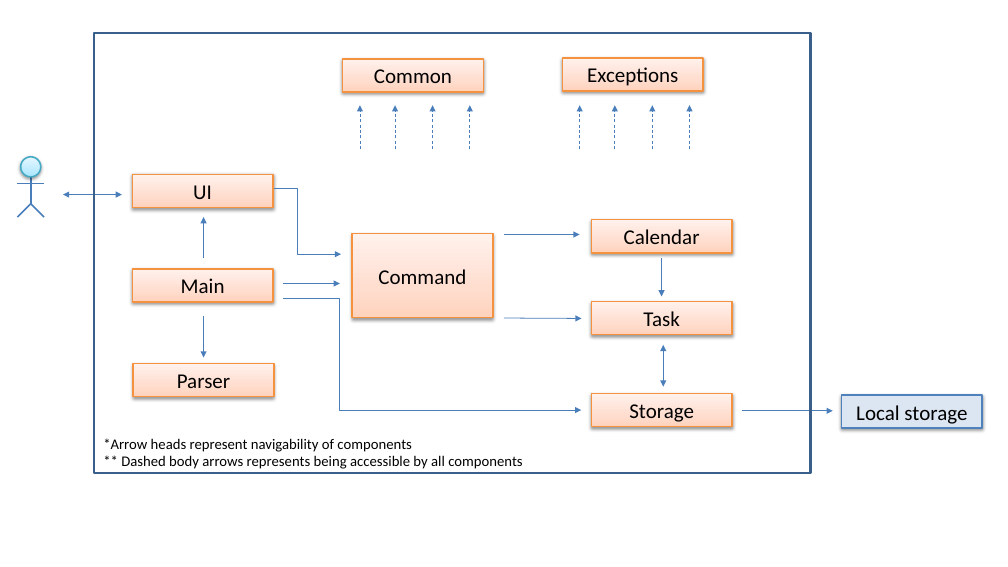
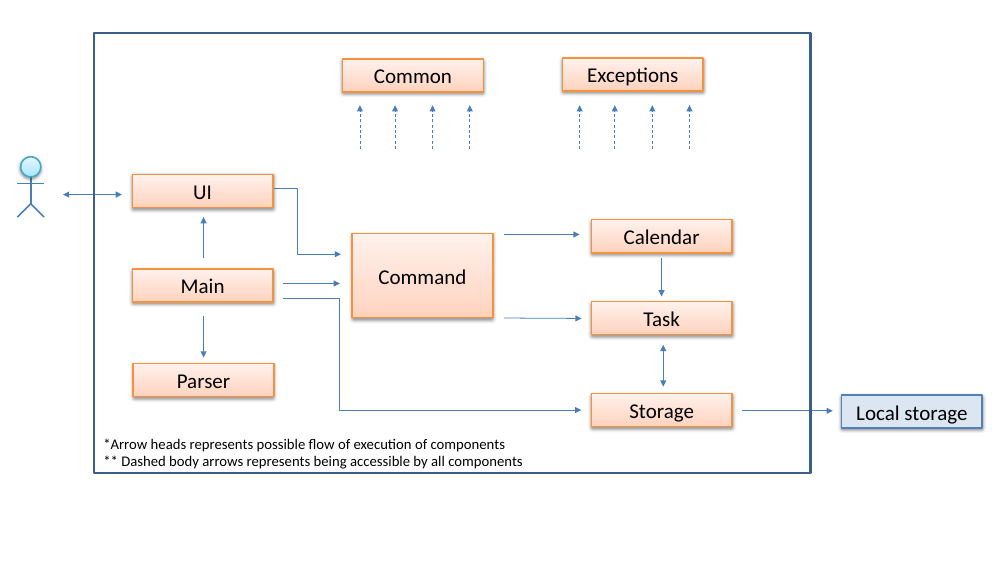
Before and after one commit to yuchenlichuck/tp, a slide deck: slide 5 of docs/UML Diagrams.pptx (slide 3 before the commit). Drawn at 1008x567 pixels with LibreOffice and Linux fonts; fonts in the diff are those of the drawing. Boxes give left, top, right and bottom in pixels: in the first picture for what was removed or moved away, otherwise in the second. Text is boxed around its words. In the diff, an @@ line names an element or a change of style, - is before the commit and + after.

```diff
--- a/docs/UML Diagrams.pptx
+++ b/docs/UML Diagrams.pptx
@@ text at box(103, 438, 505, 452): text changed @@
-*Arrow heads represent navigability of components
+*Arrow heads represents possible flow of execution of components
```
Also in this commit, not shown: 3 other slides changed, 4 slides added.
